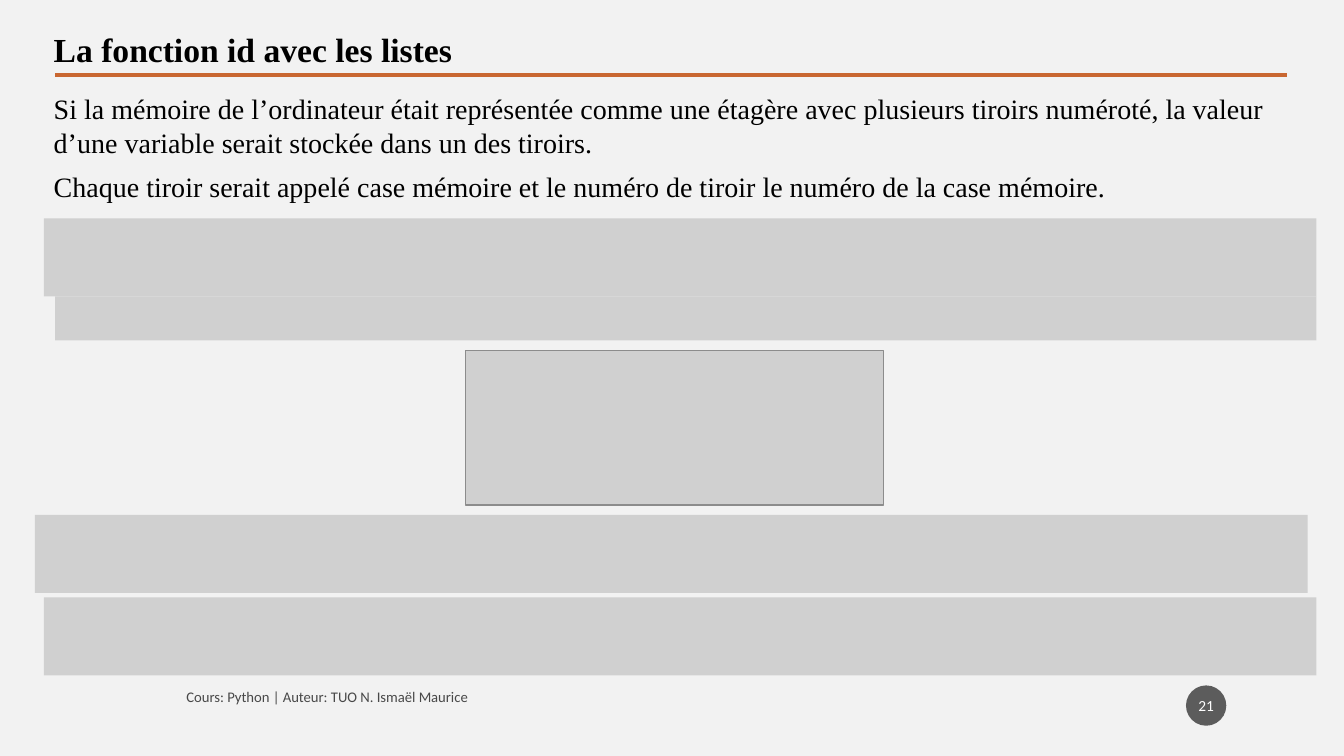
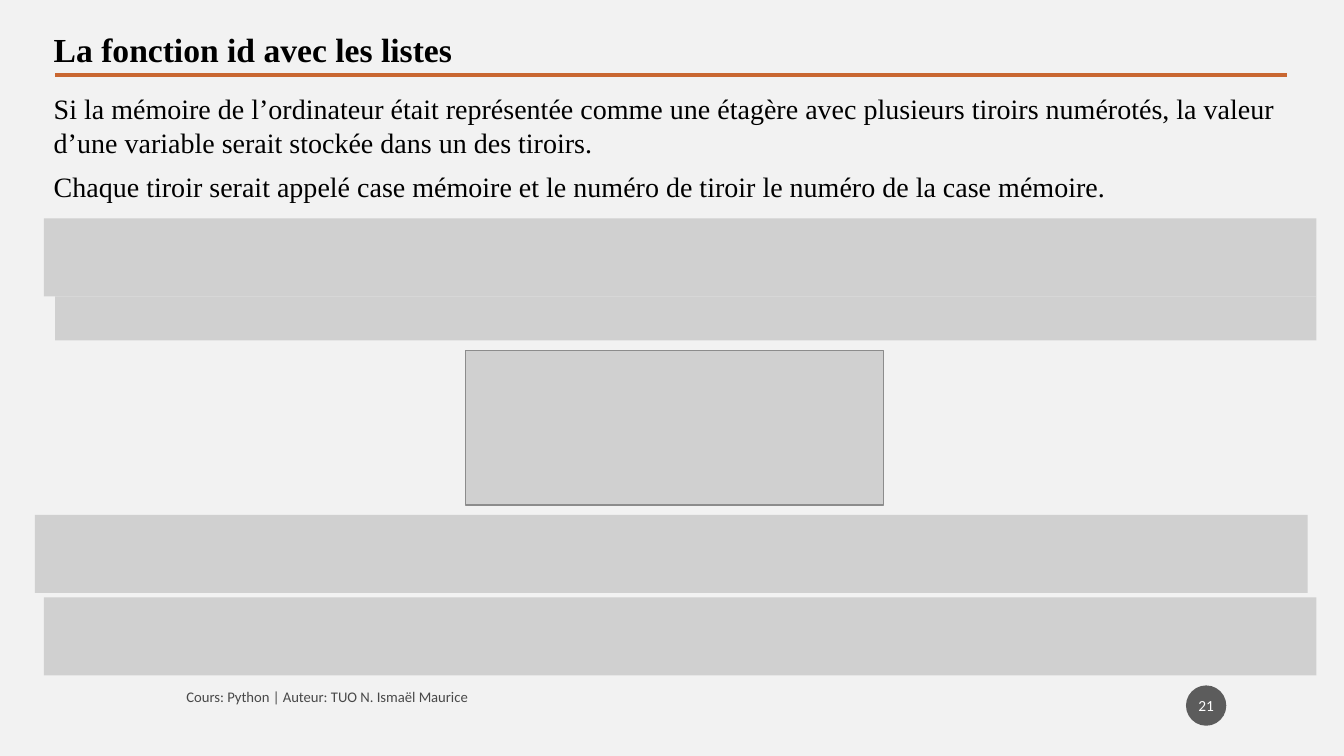
Before and after one commit to tisma95/cours-python, a slide deck: slide 21 of source/Chapitre 9 - Les listes.pptx. Drawn at 1344x756 pixels with LibreOffice and Linux fonts; fonts in the diff are those of the drawing; grey boxes stand for pictures. Boxes give left, top, right and bottom in pixels: in the first picture for what was removed or moved away, otherwise in the second. Text is boxed around its words. In the diff, an @@ line names an element or a change of style, - is before the commit and + after.

```diff
--- a/source/Chapitre 9 - Les listes.pptx
+++ b/source/Chapitre 9 - Les listes.pptx
@@ text at [54,99,1274,154]: text changed @@
-Si la mémoire de l’ordinateur était représentée comme une étagère avec plusieurs tiroirs numéroté, la valeur d’une variable serait stockée dans un des tiroirs.
+Si la mémoire de l’ordinateur était représentée comme une étagère avec plusieurs tiroirs numérotés, la valeur d’une variable serait stockée dans un des tiroirs.
```
Also in this commit, not shown: 8 other slides changed, 3 other files.
